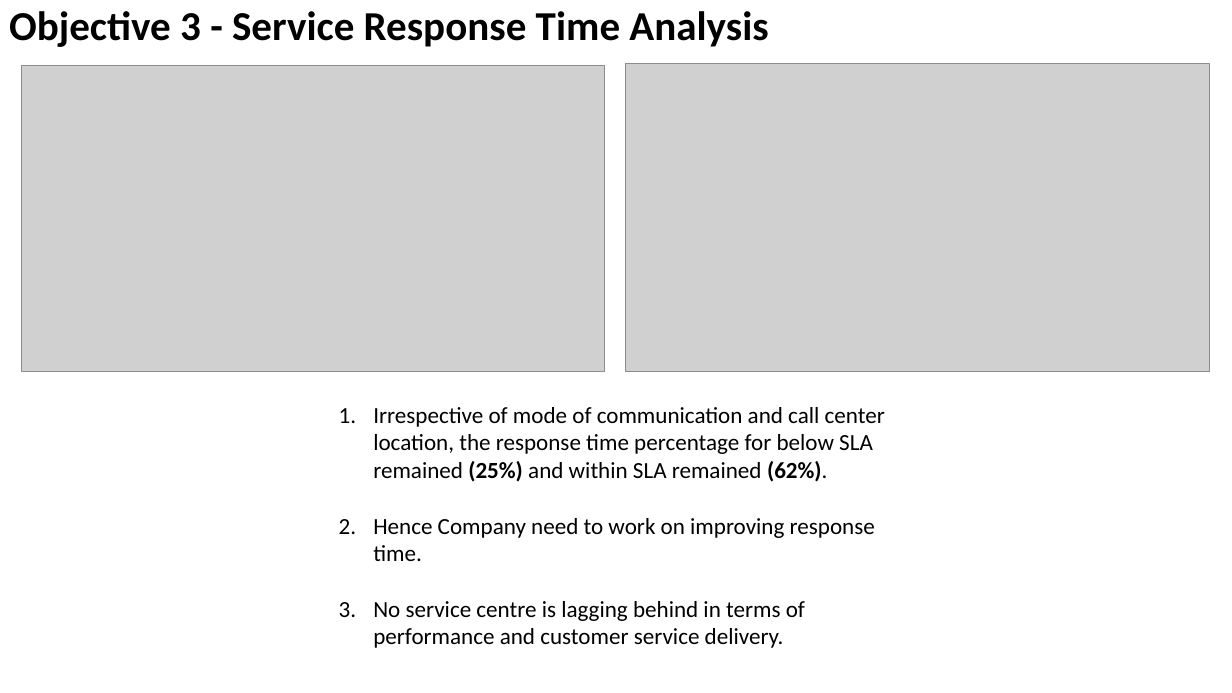
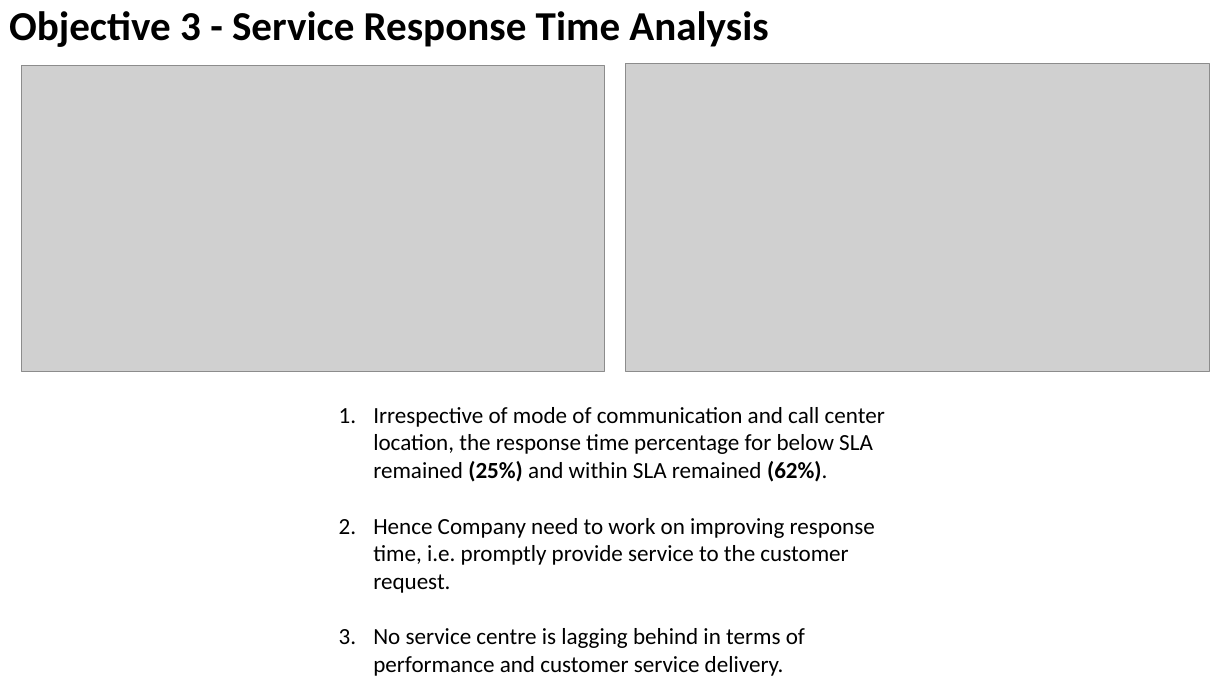
Before and after one commit to Aniruddhakhedkar/Analysis_of_Customer_Service_Data_for_an_E-commerce_Company_Nile, a slide deck: slide 6 of Findings_Analysis of Customer Service Data_E-commerce Company_Nile.pptx. Drawn at 1232x693 pixels with LibreOffice and Linux fonts; fonts in the diff are those of the drawing; grey boxes stand for pictures. Boxes give left, top, right and bottom in pixels: in the first picture for what was removed or moved away, otherwise in the second. Text is boxed around its words. In the diff, an @@ line names an element or a change of style, - is before the commit and + after.

```diff
--- a/Findings_Analysis of Customer Service Data_E-commerce Company_Nile.pptx
+++ b/Findings_Analysis of Customer Service Data_E-commerce Company_Nile.pptx
@@ text at (x1=373, y1=518, x2=875, y2=593): text changed @@
-2. Hence Company need to work on improving response time.
+2. Hence Company need to work on improving response time, i.e. promptly provide service to the customer request.
```
Also in this commit, not shown: 7 other slides changed, 1 slide added, 1 slide removed.
